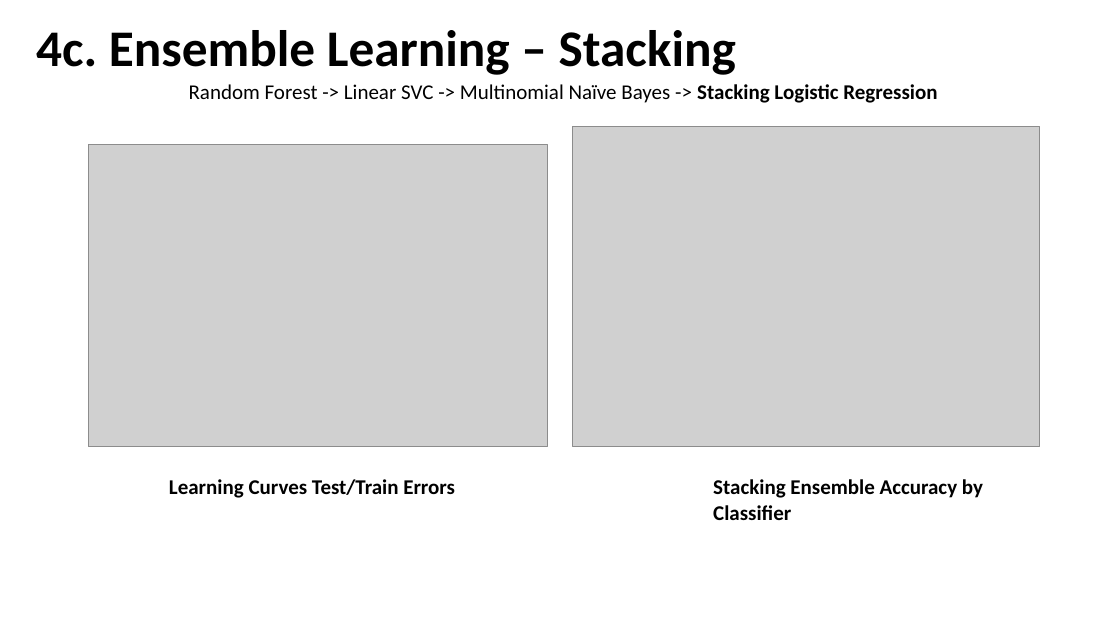
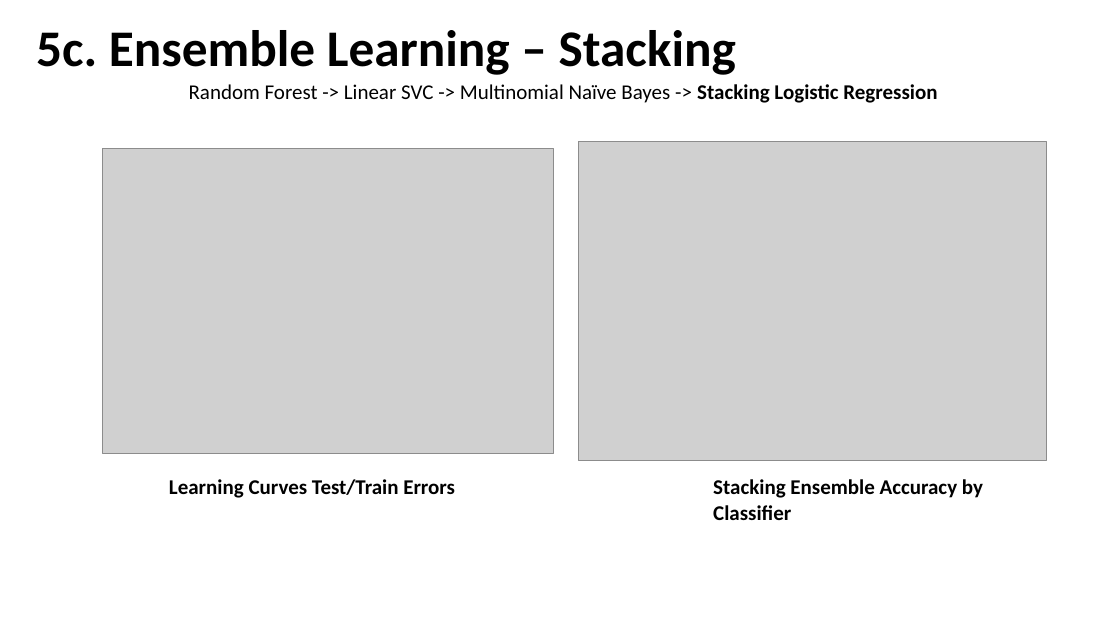
Before and after one commit to CSML1010-3-2020/NLPCourseProject, a slide deck: slide 16 of Milestone02.pptx (slide 15 before the commit). Drawn at 1120x630 pixels with LibreOffice and Linux fonts; fonts in the diff are those of the drawing; grey boxes stand for pictures. Boxes give left, top, right and bottom in pixels: in the first picture for what was removed or moved away, otherwise in the second. Text is boxed around its words. In the diff, an @@ line names an element or a change of style, - is before the commit and + after.

```diff
--- a/Milestone02.pptx
+++ b/Milestone02.pptx
@@ title at <box>36,30,736,75</box>: text changed @@
-4c. Ensemble Learning – Stacking
+5c. Ensemble Learning – Stacking
@@ picture: place and size @@
-picture at <box>88,145,548,447</box>
+picture at <box>103,148,554,454</box>
@@ picture: place and size @@
-picture at <box>573,126,1040,446</box>
+picture at <box>579,142,1047,460</box>
```
Also in this commit, not shown: 13 other slides changed, 2 slides added.
